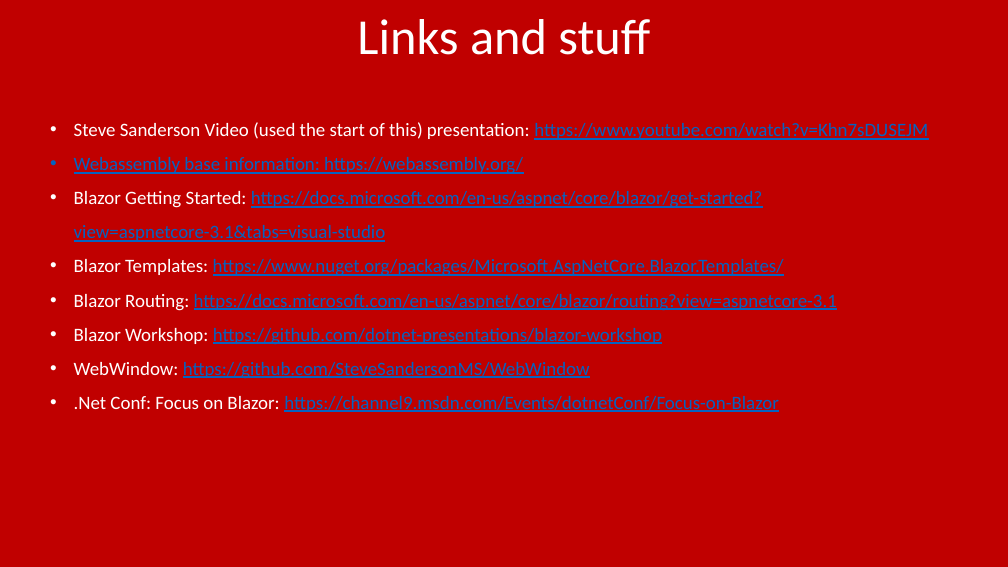
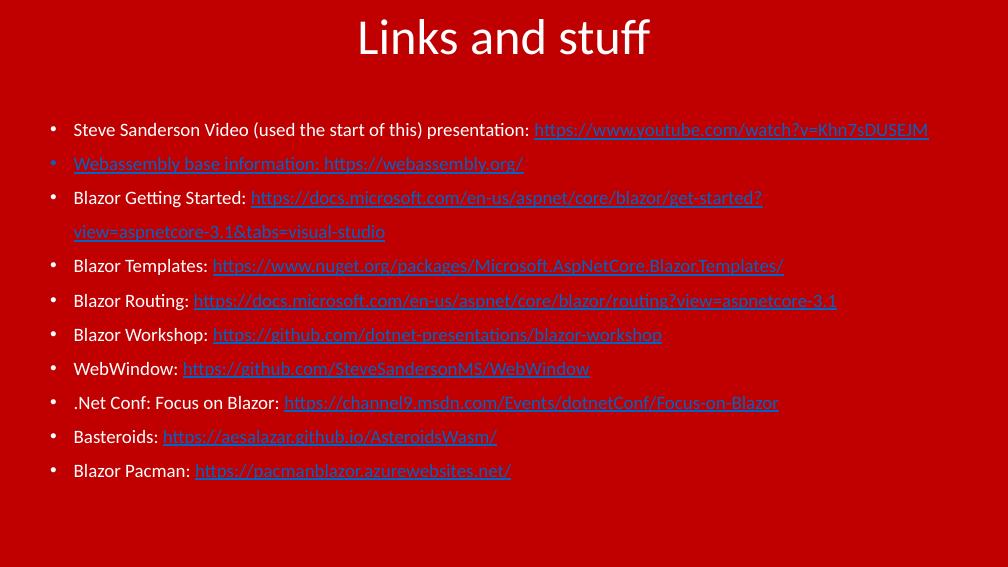
Before and after one commit to pulcher/blazor-playground, a slide deck: slide 24 of talks/houston/intro-to-blazor.pptx (slide 18 before the commit). Drawn at 1008x567 pixels with LibreOffice and Linux fonts; fonts in the diff are those of the drawing. Boxes give left, top, right and bottom in pixels: in the first picture for what was removed or moved away, otherwise in the second. Text is boxed around its words. In the diff, an @@ line names an element or a change of style, - is before the commit and + after.

```diff
--- a/talks/houston/intro-to-blazor.pptx
+++ b/talks/houston/intro-to-blazor.pptx
@@ text at [74,430,511,480]: paragraphs added @@
+• Basteroids: https://aesalazar.github.io/AsteroidsWasm/
+• Blazor Pacman: https://pacmanblazor.azurewebsites.net/
```
Also in this commit, not shown: 4 other slides changed, 6 slides added.
